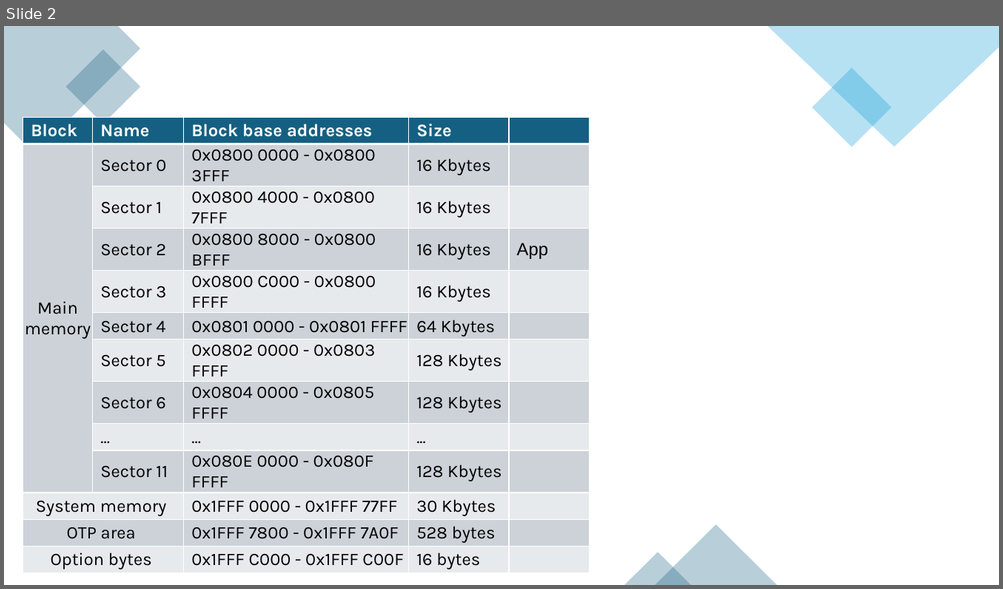
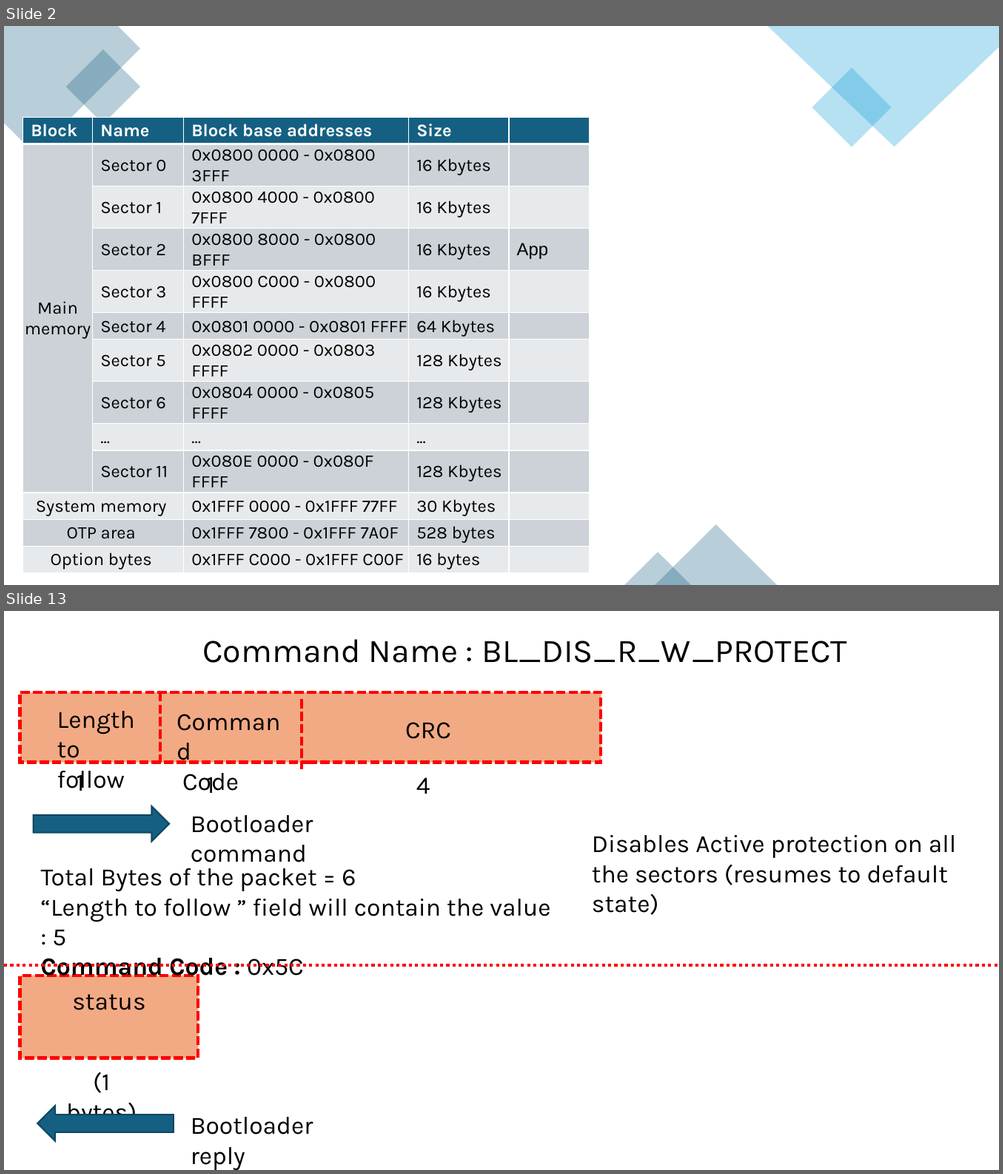
Before and after one commit to qlinhpoet/Bootloader, a slide deck: Bootloader.pptx. Shown one above the other, each under a label of ours: slide 2 before the commit, slides 2 and 13 after it; the slides between them are not shown. The pictures are 1003x589 and 1003x1174 pixels, drawn with LibreOffice and Linux fonts; fonts in the diff are those of the drawing. Boxes give left, top, right and bottom in pixels: in the first picture for what was removed or moved away, otherwise in the second. Text is boxed around its words. In the diff, an @@ line names an element or a change of style, - is before the commit and + after.

Commit message:
flash via bootloader ok

```diff
--- a/Bootloader.pptx
+++ b/Bootloader.pptx
@@ slide 13 added at (4, 611, 999, 1170), background #FFFFFF @@
@@ text added at (202, 639, 847, 663), 32 pt, text #000000 @@
+Command Name : BL_DIS_R_W_PROTECT
@@ group added at (20, 692, 601, 863): 6 texts, 2 lines, 1 rectangle @@
+Length
+to follow
+Command
+Code
+CRC
+1
+1
+4
@@ right arrow added at (33, 806, 169, 842), fill #156082, outline #104760 1.5 pt @@
@@ text added at (190, 815, 313, 833), 24 pt, text #000000 @@
+Bootloader command
@@ text added at (592, 835, 956, 915), 24 pt, text #000000 @@
+Disables Active protection on all the sectors (resumes to default state)
@@ text added at (41, 869, 550, 982), 24 pt, text #000000 @@
+Total Bytes of the packet = 6
+“Length to follow ” field will contain the value : 5
+Command Code : 0x5C
@@ line added from (4, 965) to (999, 965), #FF0000 3 pt dashed @@
@@ rectangle added at (20, 976, 198, 1059), fill #F2AA84, outline #FF0000 3 pt dashed @@
@@ text added at (72, 994, 145, 1011), 24 pt, text #000000 @@
+status
@@ text added at (66, 1072, 136, 1127), 24 pt, text #000000 @@
+(1 bytes)
@@ right arrow added at (37, 1106, 173, 1142), fill #156082, outline #104760 1.5 pt @@
@@ text added at (190, 1117, 313, 1170), 24 pt, text #000000 @@
+Bootloader reply
```
Also in this commit, not shown: 10 other slides added, 15 other files.
